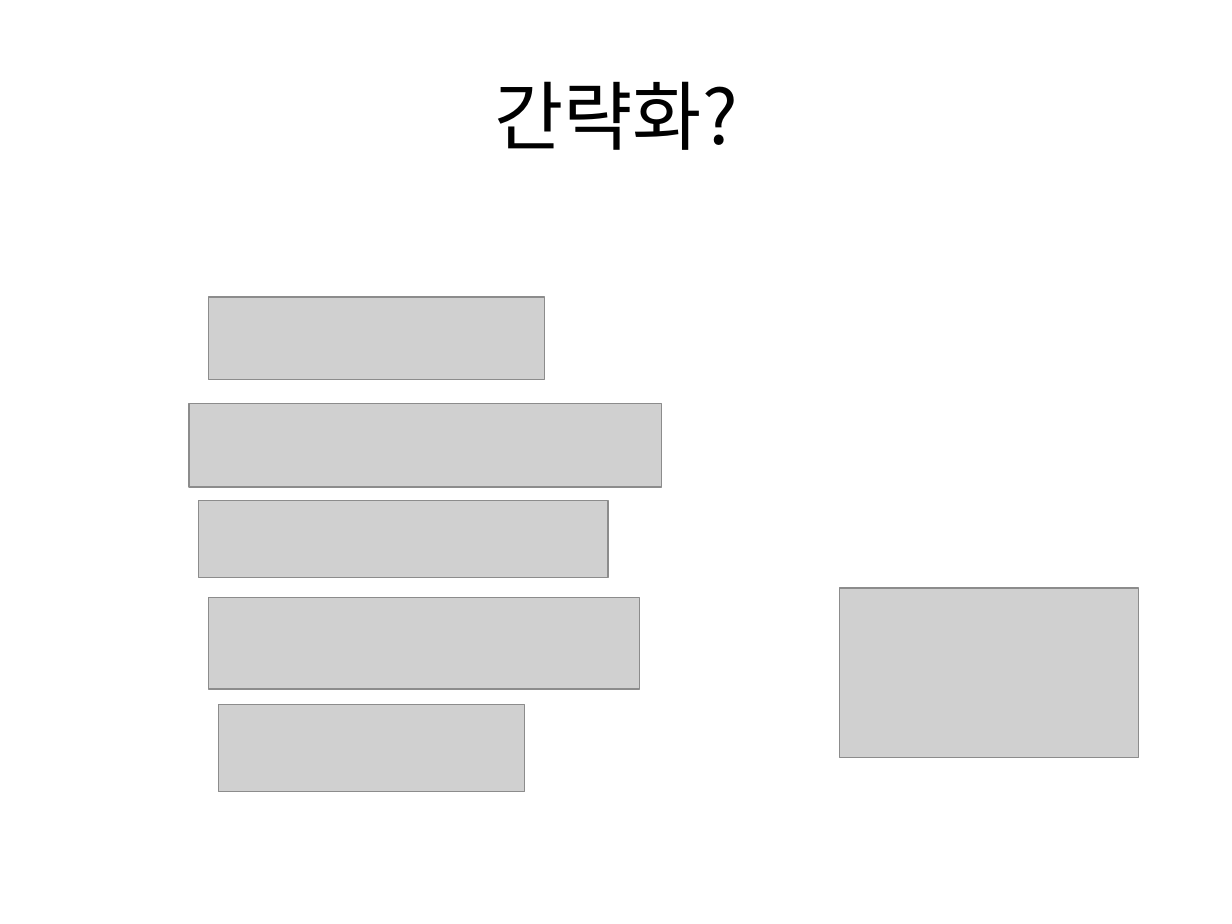
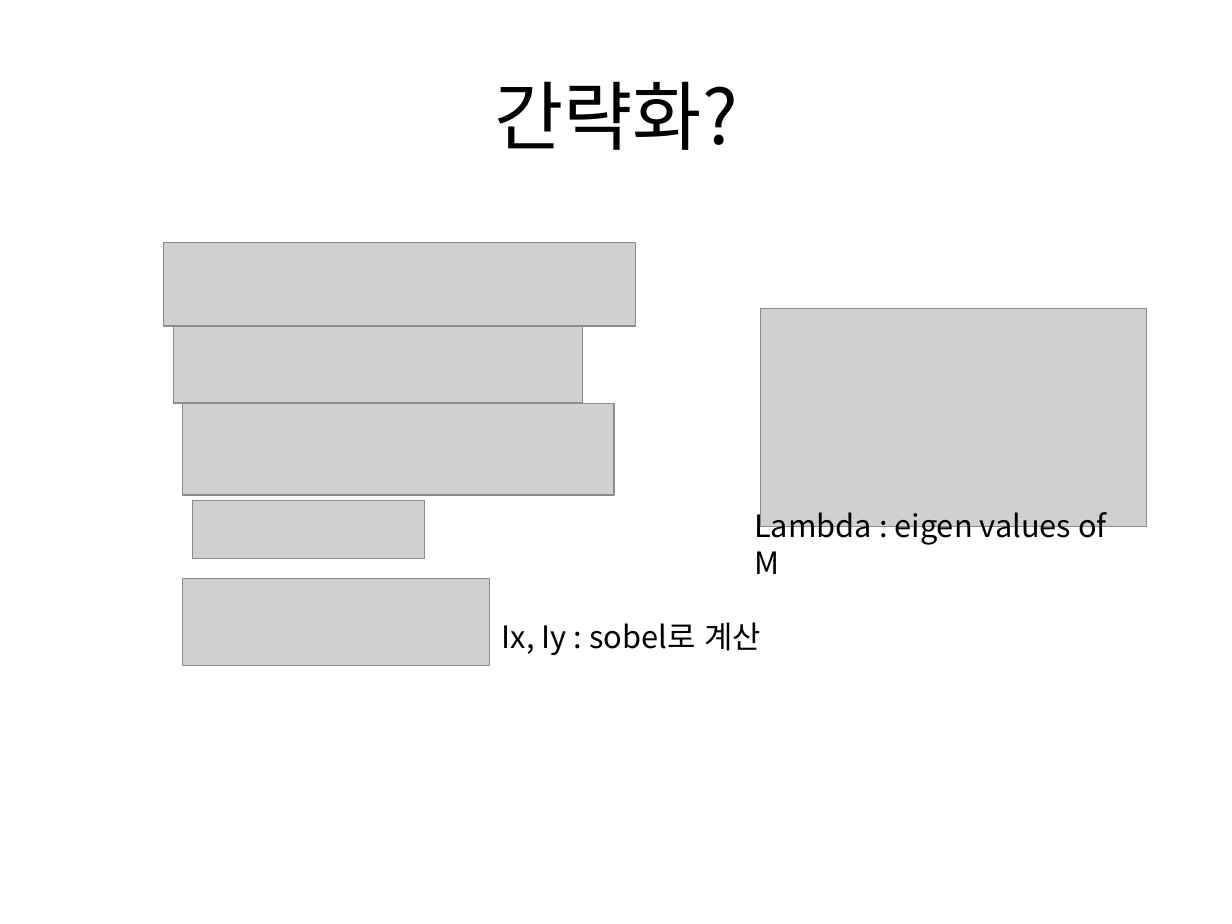
Before and after one commit to boy1089/MyProject, a slide deck: slide 6 of Harris corner detector/새 Microsoft Office PowerPoint 프레젠테이션.pptx (slide 4 before the commit). Drawn at 1232x924 pixels with LibreOffice and Linux fonts; fonts in the diff are those of the drawing; grey boxes stand for pictures. Boxes give left, top, right and bottom in pixels: in the first picture for what was removed or moved away, otherwise in the second. Text is boxed around its words. In the diff, an @@ line names an element or a change of style, - is before the commit and + after.

```diff
--- a/Harris corner detector/새 Microsoft Office PowerPoint 프레젠테이션.pptx
+++ b/Harris corner detector/새 Microsoft Office PowerPoint 프레젠테이션.pptx
@@ picture moved from (x1=190, y1=404, x2=662, y2=488) to (x1=164, y1=243, x2=636, y2=326) @@
@@ picture removed at (x1=208, y1=297, x2=545, y2=379) @@
@@ picture moved from (x1=198, y1=500, x2=607, y2=578) to (x1=174, y1=326, x2=583, y2=404) @@
@@ picture resized from (x1=839, y1=588, x2=1138, y2=758) to (x1=760, y1=308, x2=1146, y2=526) @@
@@ picture moved from (x1=208, y1=598, x2=639, y2=689) to (x1=182, y1=404, x2=614, y2=495) @@
@@ picture added at (x1=192, y1=500, x2=425, y2=558) @@
@@ text added at (x1=754, y1=506, x2=1107, y2=574), 18 pt, text #000000 @@
+Lambda : eigen values of M
@@ picture moved from (x1=218, y1=705, x2=525, y2=792) to (x1=182, y1=578, x2=489, y2=665) @@
@@ text added at (x1=502, y1=622, x2=761, y2=655), 18 pt, text #000000 @@
+Ix, Iy : sobel로 계산
```
Also in this commit, not shown: 1 other slide changed, 8 slides added, 3 slides removed, 5 other files.
